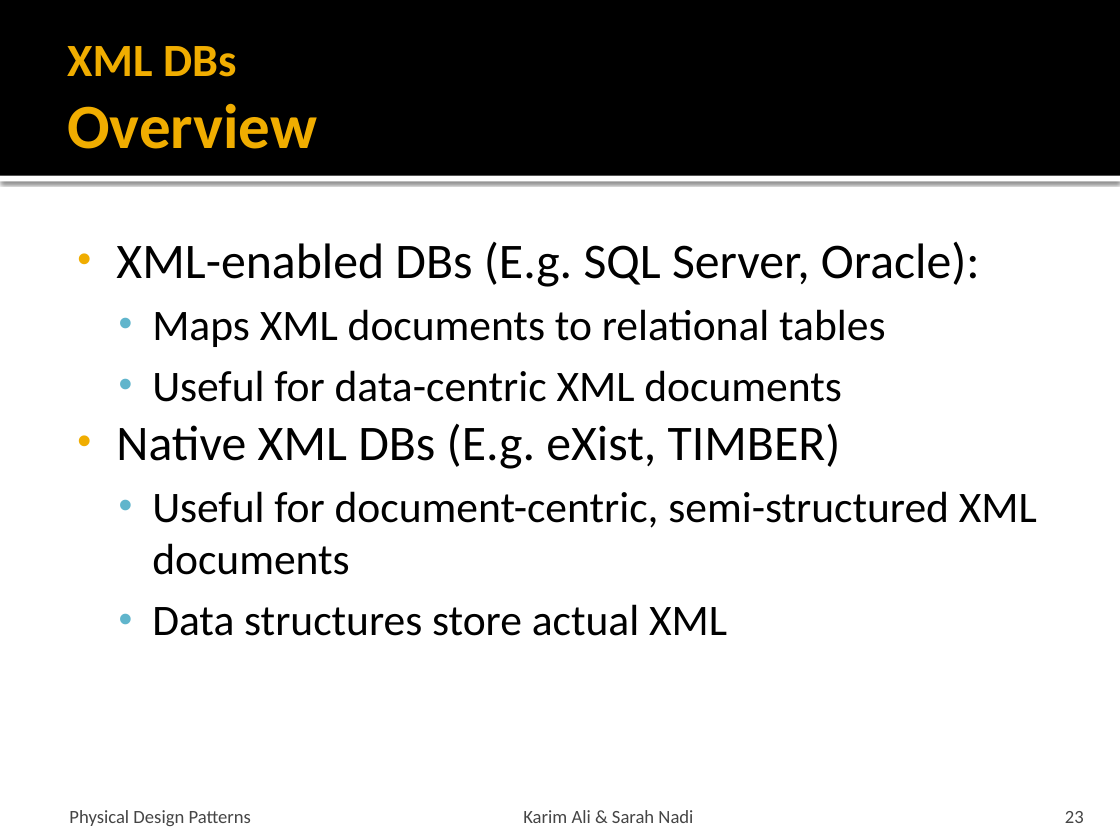
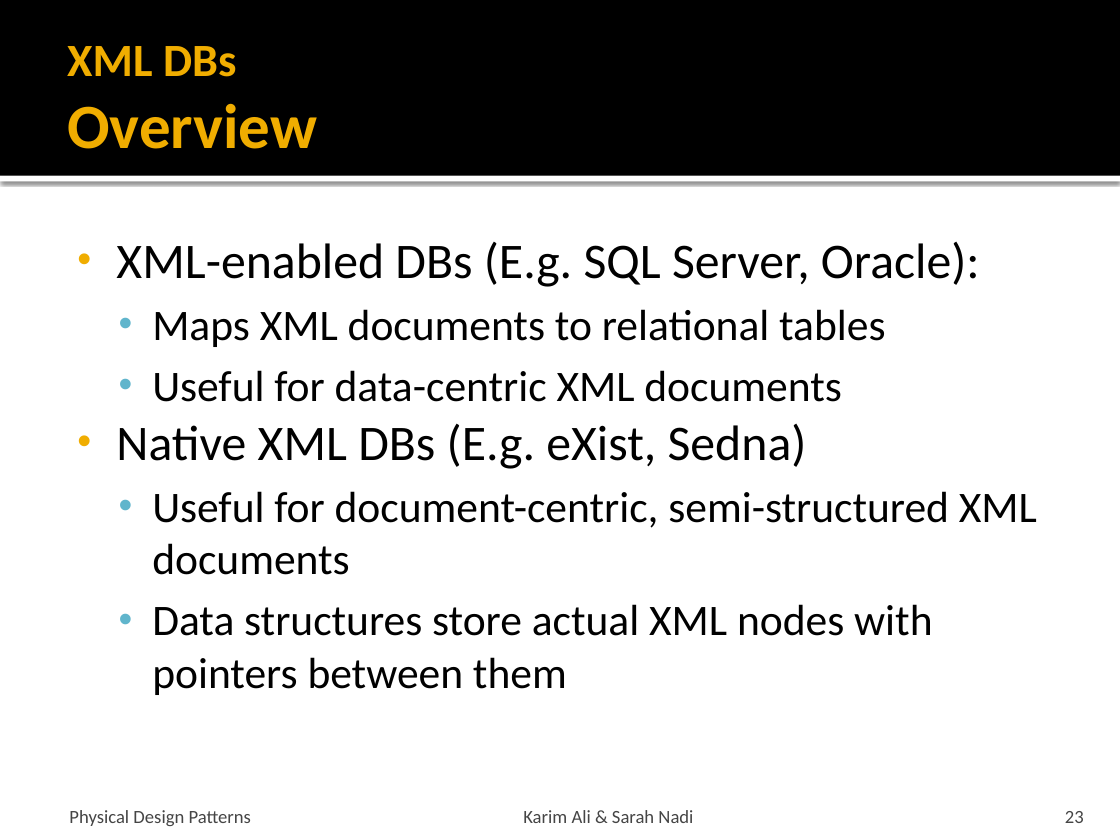
Before and after one commit to snadi/cs848-db, a slide deck: slide 23 of cs848-db/PhysDesignPres.pptx. Drawn at 1120x840 pixels with LibreOffice and Linux fonts; fonts in the diff are those of the drawing. Boxes give left, top, right and bottom in pixels: in the first picture for what was removed or moved away, otherwise in the second. Text is boxed around its words. In the diff, an @@ line names an element or a change of style, - is before the commit and + after.

```diff
--- a/cs848-db/PhysDesignPres.pptx
+++ b/cs848-db/PhysDesignPres.pptx
@@ text at (116, 424, 807, 469): text changed @@
-• Native XML DBs (E.g. eXist, TIMBER)
+• Native XML DBs (E.g. eXist, Sedna)
@@ text at (152, 604, 933, 695): text changed @@
-  • Data structures store actual XML
+  • Data structures store actual XML nodes with pointers between them
```
Also in this commit, not shown: 4 other slides changed.
